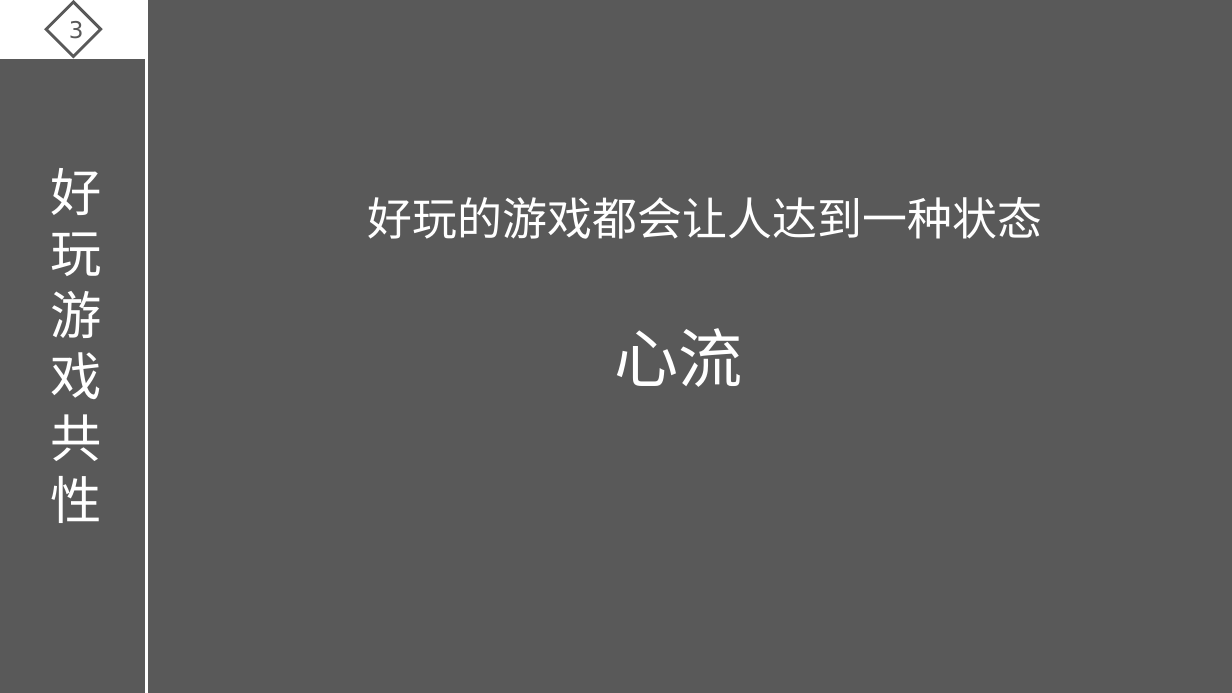
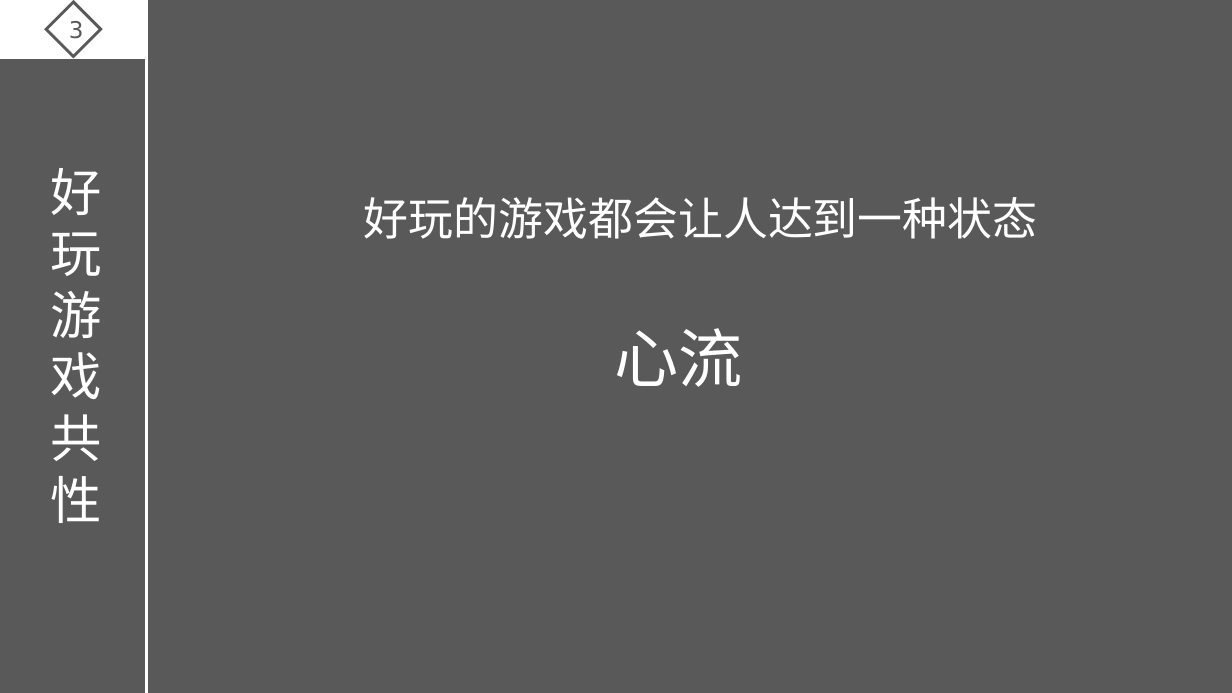
Before and after one commit to ThreePeopleGame/Death, a slide deck: slide 4 of Share/游戏设计理论--心流.pptx. Drawn at 1232x693 pixels with LibreOffice and Linux fonts; fonts in the diff are those of the drawing. Boxes give left, top, right and bottom in pixels: in the first picture for what was removed or moved away, otherwise in the second. Text is boxed around its words. In the diff, an @@ line names an element or a change of style, - is before the commit and + after.

```diff
--- a/Share/游戏设计理论--心流.pptx
+++ b/Share/游戏设计理论--心流.pptx
@@ text "好玩的游戏都会让人达到一种状态": place and size @@
-text "好玩的游戏都会让人达到一种状态" at [368,197,1042,239]
+text "好玩的游戏都会让人达到一种状态" at [364,197,1038,239]
```
Also in this commit, not shown: 1 other slide changed, 2 other files.
